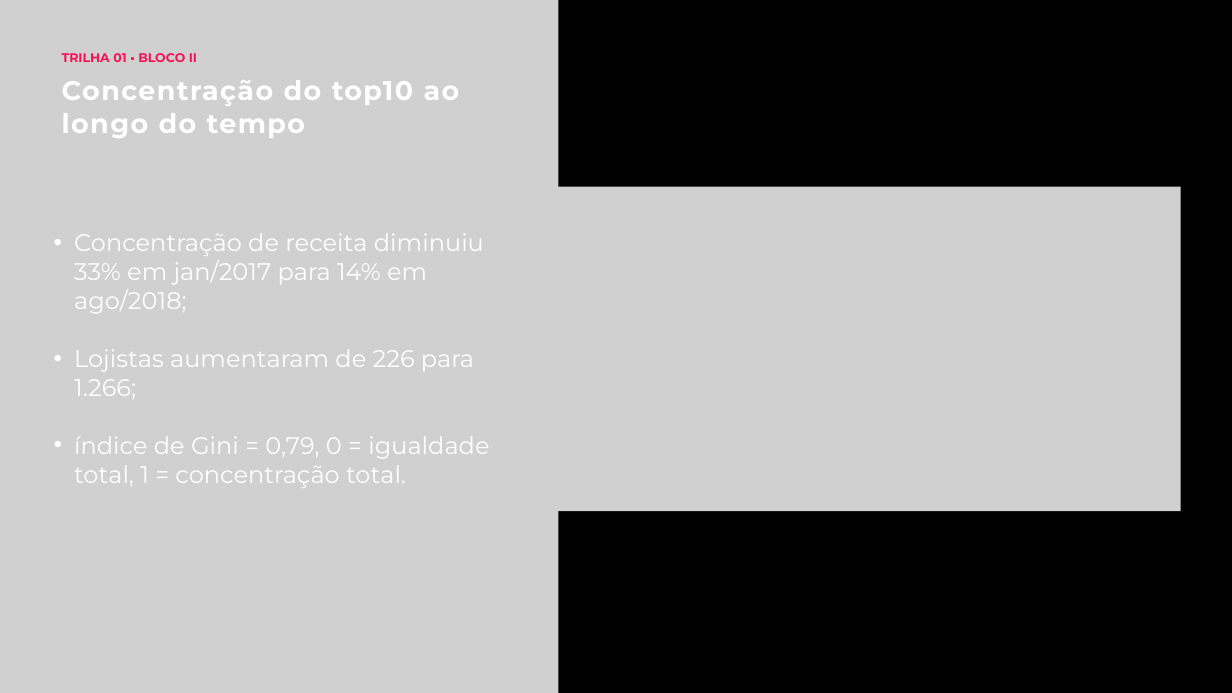
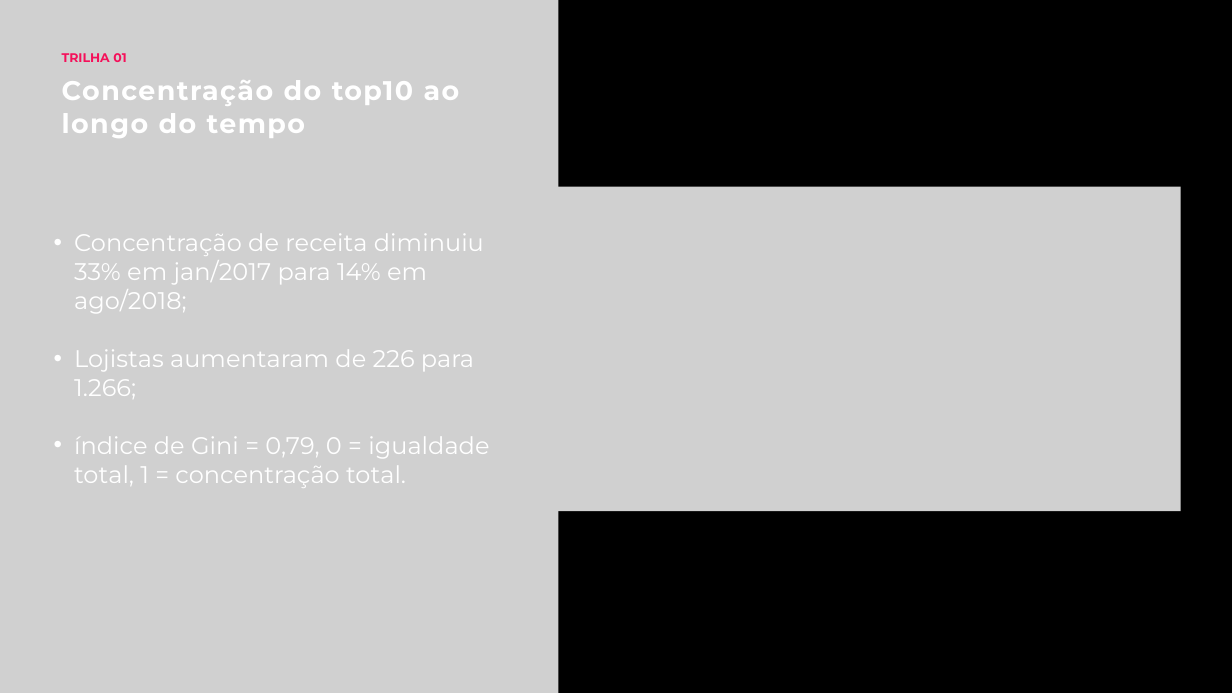
Before and after one commit to lrodrigues168/fiap-tech-challenge-olist, a slide deck: slide 6 of docs/Slide - Apresentação executiva.pptx. Drawn at 1232x693 pixels with LibreOffice and Linux fonts; fonts in the diff are those of the drawing; grey boxes stand for pictures. Boxes give left, top, right and bottom in pixels: in the first picture for what was removed or moved away, otherwise in the second. Text is boxed around its words. In the diff, an @@ line names an element or a change of style, - is before the commit and + after.

```diff
--- a/docs/Slide - Apresentação executiva.pptx
+++ b/docs/Slide - Apresentação executiva.pptx
@@ text at (62, 53, 126, 62): text changed @@
-TRILHA 01 • BLOCO II
+TRILHA 01
```
Also in this commit, not shown: 11 other slides changed.
